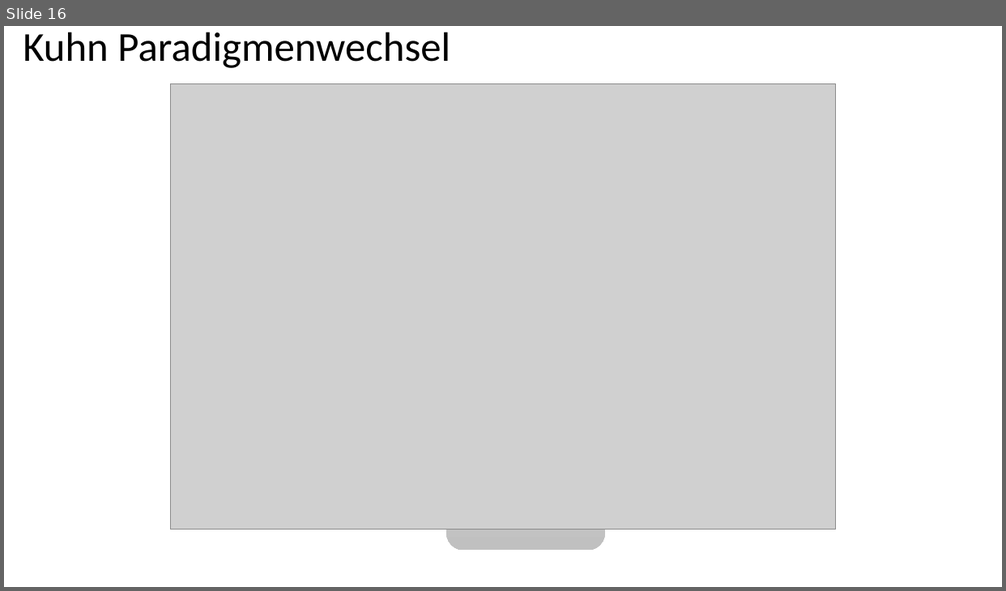
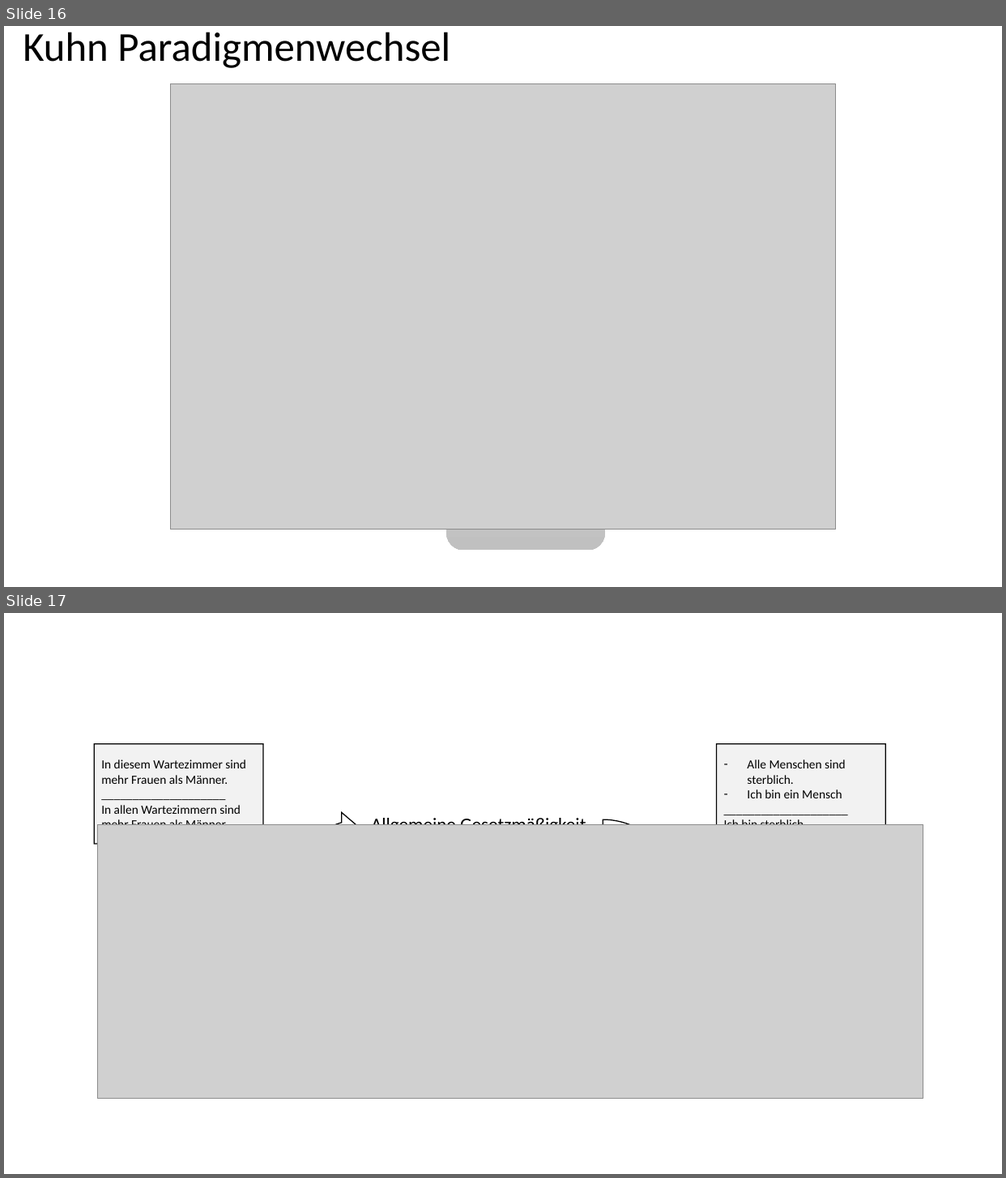
Before and after one commit to LukasRoeseler/opensciencebuch, a slide deck: images/Abbildungen-01.pptx. Shown one above the other, each under a label of ours: slide 16 before the commit, slides 16 and 17 after it. The pictures are 1006x591 and 1006x1178 pixels, drawn with LibreOffice and Linux fonts; fonts in the diff are those of the drawing; grey boxes stand for pictures. Boxes give left, top, right and bottom in pixels: in the first picture for what was removed or moved away, otherwise in the second. Text is boxed around its words. In the diff, an @@ line names an element or a change of style, - is before the commit and + after.

```diff
--- a/images/Abbildungen-01.pptx
+++ b/images/Abbildungen-01.pptx
@@ slide 17 added at (x1=4, y1=613, x2=1002, y2=1174), background #FFFFFF @@
@@ speech box added at (x1=94, y1=744, x2=263, y2=844), fill #F2F2F2, outline #000000 1 pt, 12 pt, text #000000 @@
+In diesem Wartezimmer sind mehr Frauen als Männer.
+____________________
+In allen Wartezimmern sind mehr Frauen als Männer.
@@ speech box added at (x1=717, y1=744, x2=886, y2=844), fill #F2F2F2, outline #000000 1 pt, 12 pt, text #000000 @@
+– Alle Menschen sind sterblich.
+– Ich bin ein Mensch
+____________________
+Ich bin sterblich.
@@ picture added at (x1=98, y1=824, x2=923, y2=1098) @@
@@ circular arrow added at (x1=278, y1=809, x2=447, y2=978), fill #FFFFFF, outline #000000 1 pt @@
@@ text added at (x1=371, y1=815, x2=586, y2=825), 18 pt, text #000000 @@
+Allgemeine Gesetzmäßigkeit
@@ circular arrow added at (x1=518, y1=809, x2=688, y2=978), fill #FFFFFF, outline #000000 1 pt @@
```
Also in this commit, not shown: 1 other slide added, 1 slide removed, 26 other files.
